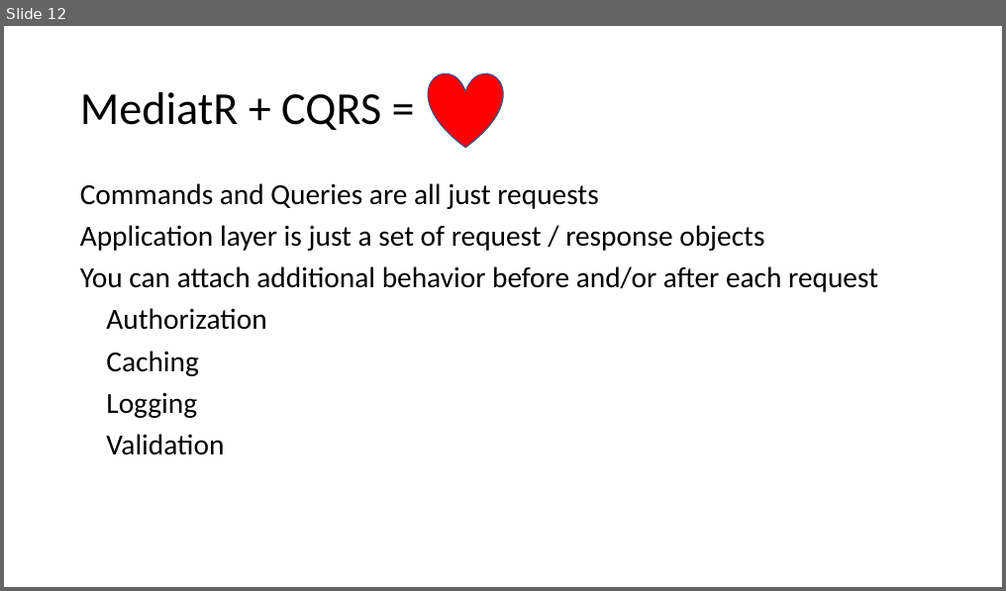
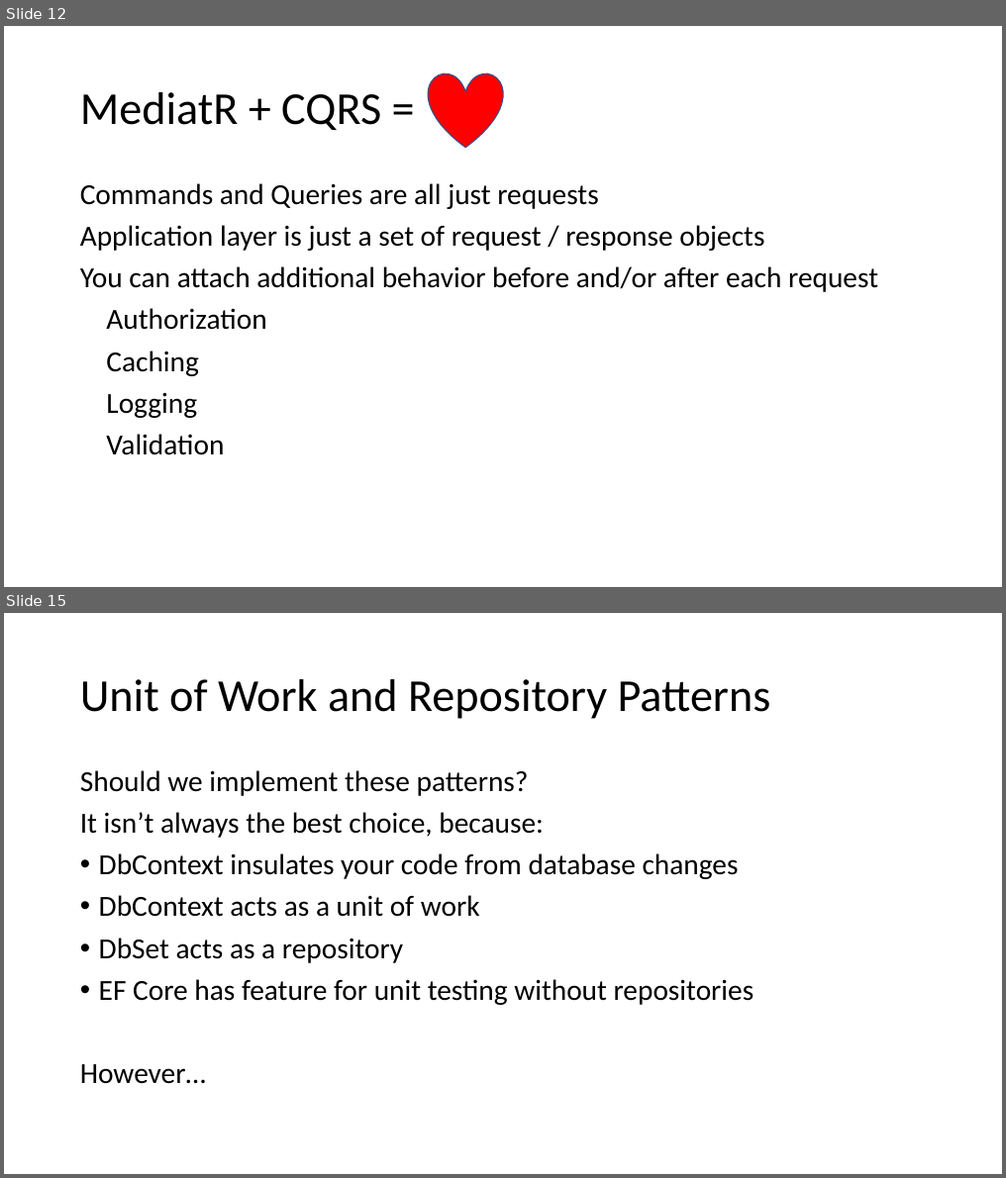
Before and after one commit to EnterpriseProductsLP/tag-tech-spikes, a slide deck: src/end-to-end-example/Presentation/Clean Architecture with .Net Core.pptx. Shown one above the other, each under a label of ours: slide 12 before the commit, slides 12 and 15 after it; the slides between them are not shown. The pictures are 1006x591 and 1006x1178 pixels, drawn with LibreOffice and Linux fonts; fonts in the diff are those of the drawing. Boxes give left, top, right and bottom in pixels: in the first picture for what was removed or moved away, otherwise in the second. Text is boxed around its words. In the diff, an @@ line names an element or a change of style, - is before the commit and + after.

```diff
--- a/src/end-to-end-example/Presentation/Clean Architecture with .Net Core.pptx
+++ b/src/end-to-end-example/Presentation/Clean Architecture with .Net Core.pptx
@@ slide 15 added at box(4, 613, 1002, 1174), background #FFFFFF @@
@@ title added at box(80, 679, 771, 719), 44 pt, text #000000 @@
+Unit of Work and Repository Patterns
@@ text added at box(80, 770, 754, 1084), 28 pt, text #000000 @@
+Should we implement these patterns?
+It isn’t always the best choice, because:
+• DbContext insulates your code from database changes
+• DbContext acts as a unit of work
+• DbSet acts as a repository
+• EF Core has feature for unit testing without repositories
+However…
```
Also in this commit, not shown: 3 slides changed, 2 other slides added, 20 other files.
